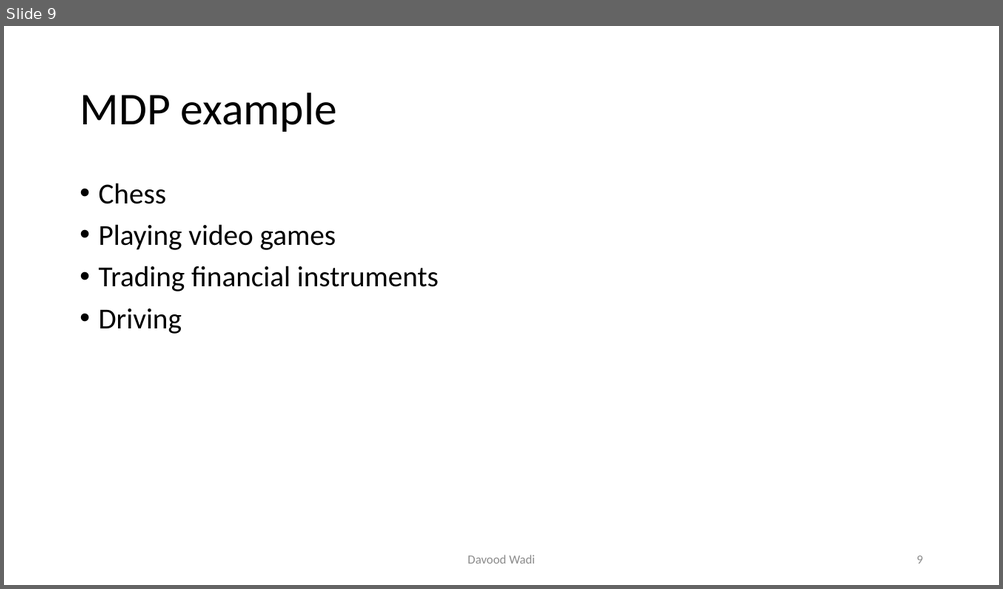
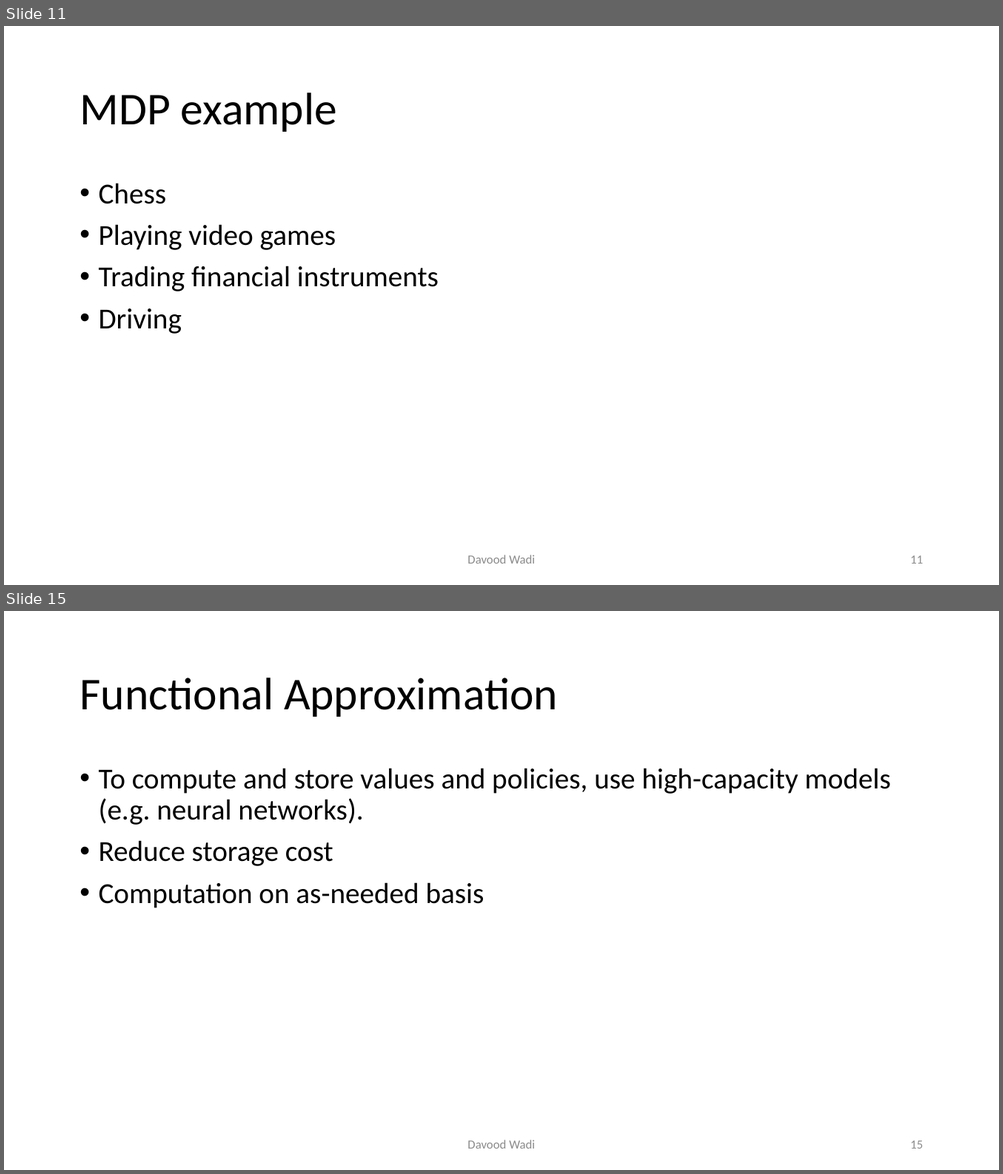
Before and after one commit to davoodwadi/davoodwadi.github.io, a slide deck: RL/RL1_slides.pptx. Shown one above the other, each under a label of ours: slide 9 before the commit, slides 11 and 15 after it; the slides between them are not shown. The pictures are 1003x589 and 1003x1174 pixels, drawn with LibreOffice and Linux fonts; fonts in the diff are those of the drawing; background and template pictures are left out. Boxes give left, top, right and bottom in pixels: in the first picture for what was removed or moved away, otherwise in the second. Text is boxed around its words. In the diff, an @@ line names an element or a change of style, - is before the commit and + after.

```diff
--- a/RL/RL1_slides.pptx
+++ b/RL/RL1_slides.pptx
@@ slide 15 added at (x1=4, y1=611, x2=999, y2=1170), background #FFFFFF @@
@@ title added at (x1=79, y1=678, x2=558, y2=717), 44 pt, text #000000 @@
+Functional Approximation
@@ text added at (x1=99, y1=768, x2=891, y2=908), 28 pt, text #000000 @@
+• To compute and store values and policies, use high-capacity models (e.g. neural networks).
+• Reduce storage cost
+• Computation on as-needed basis
@@ text added at (x1=467, y1=1140, x2=535, y2=1149), 12 pt, text #8C8C8C @@
+Davood Wadi
@@ page number added at (x1=910, y1=1141, x2=922, y2=1149), 12 pt, text #8C8C8C @@
+15
@@ what was slide 9 is now slide 11 @@
@@ page number at (x1=910, y1=556, x2=922, y2=564): text changed @@
-9
+11
```
Also in this commit, not shown: 6 other slides added.
